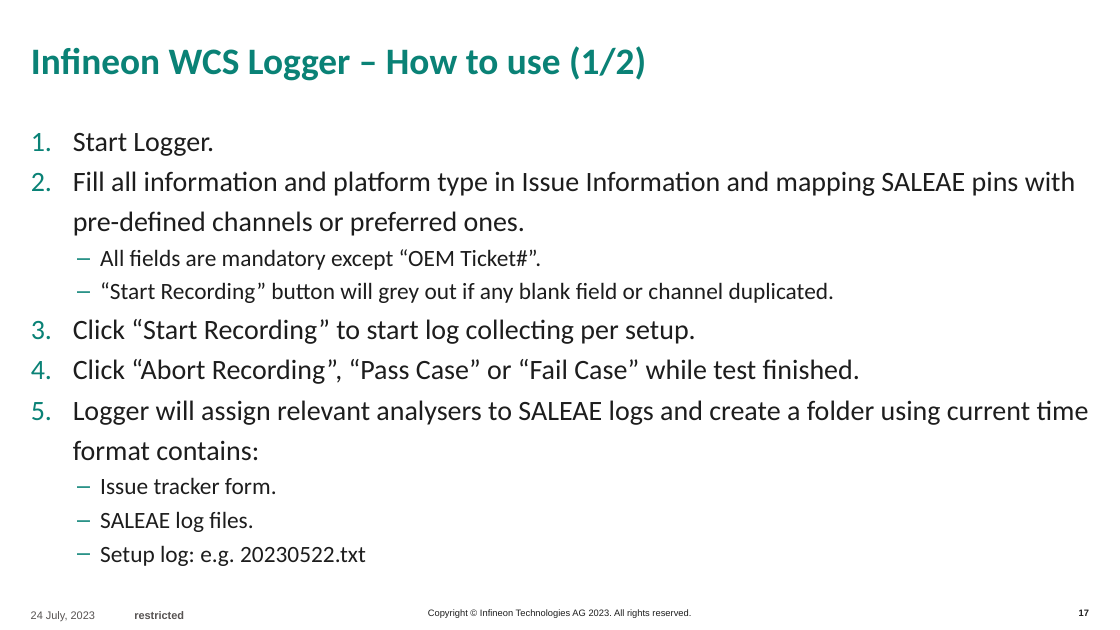
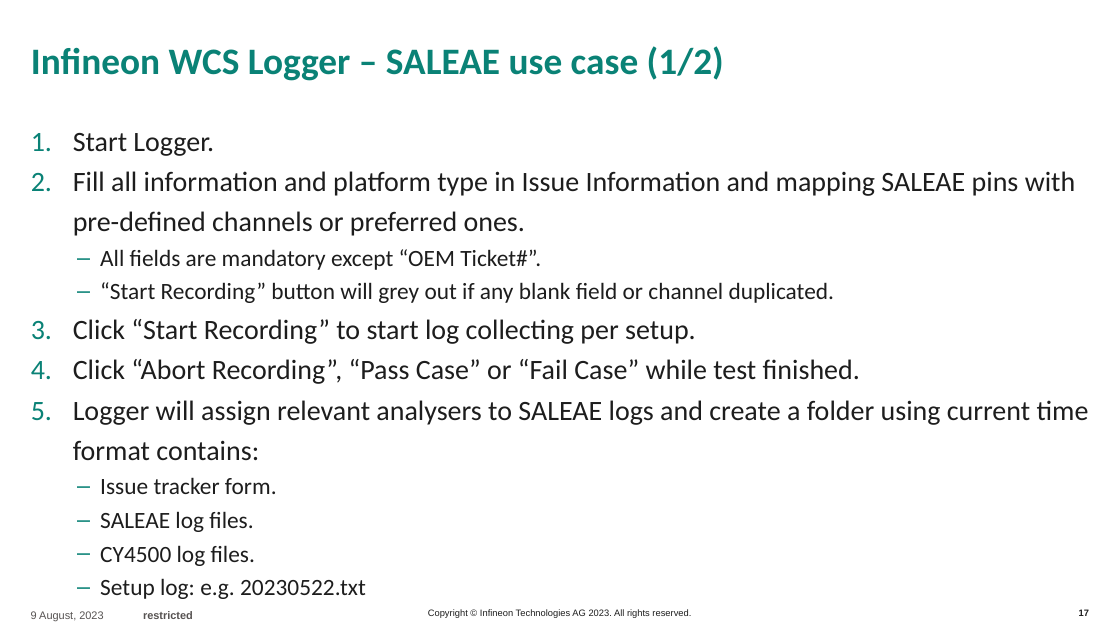
Before and after one commit to IFTWTraven/py_automation_saleae, a slide deck: slide 17 of docs/IFX MSD cases.pptx. Drawn at 1120x630 pixels with LibreOffice and Linux fonts; fonts in the diff are those of the drawing; background and template pictures are left out. Boxes give left, top, right and bottom in pixels: in the first picture for what was removed or moved away, otherwise in the second. Text is boxed around its words. In the diff, an @@ line names an element or a change of style, - is before the commit and + after.

```diff
--- a/docs/IFX MSD cases.pptx
+++ b/docs/IFX MSD cases.pptx
@@ title at [31, 46, 724, 81]: text changed @@
-Infineon WCS Logger – How to use (1/2)
+Infineon WCS Logger – SALEAE use case (1/2)
@@ text at [100, 545, 255, 566]: paragraph added @@
+    ‒ CY4500 log files.
@@ text at [31, 611, 193, 621]: text changed @@
-24 July, 2023 restricted
+9 August, 2023 restricted
```
Also in this commit, not shown: 18 other slides changed, 1 slide added, 27 other files.
